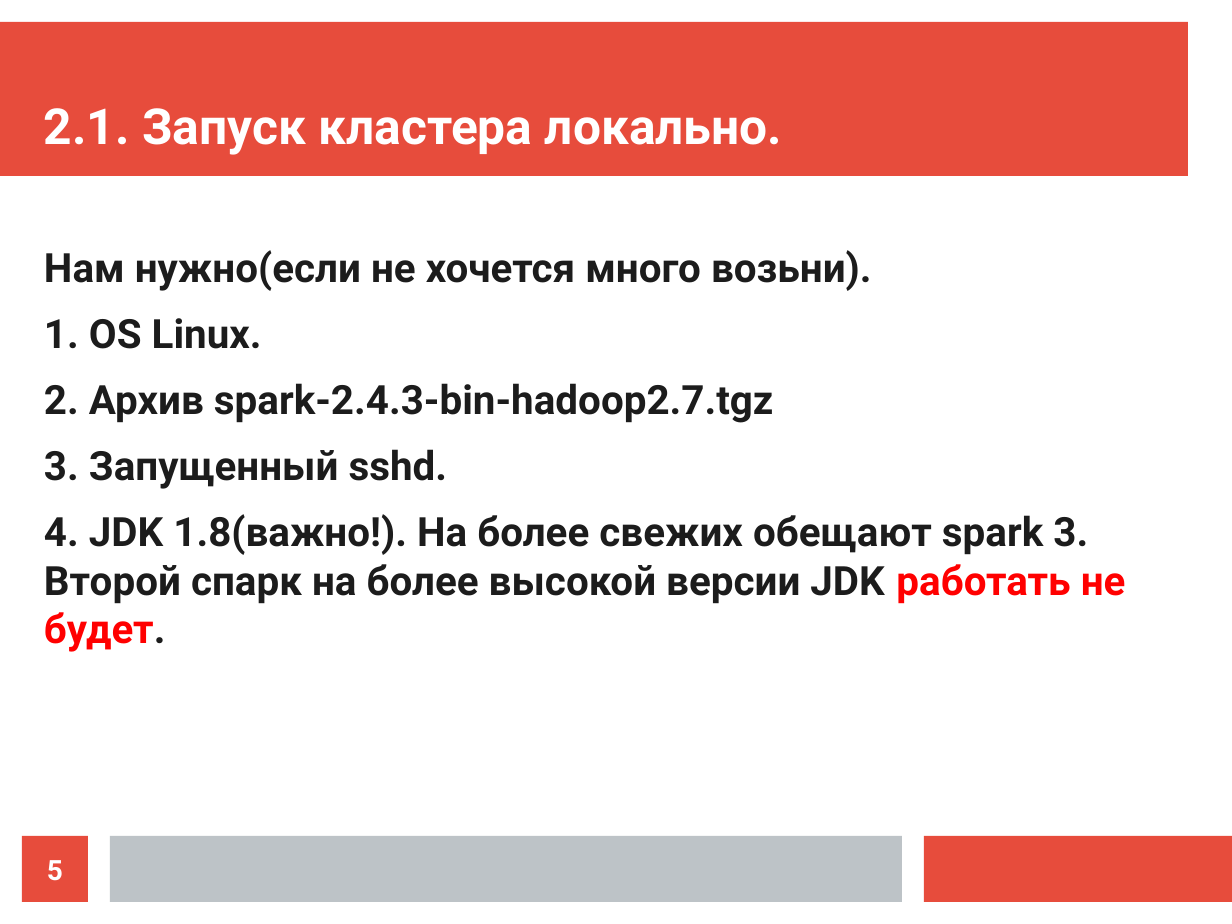
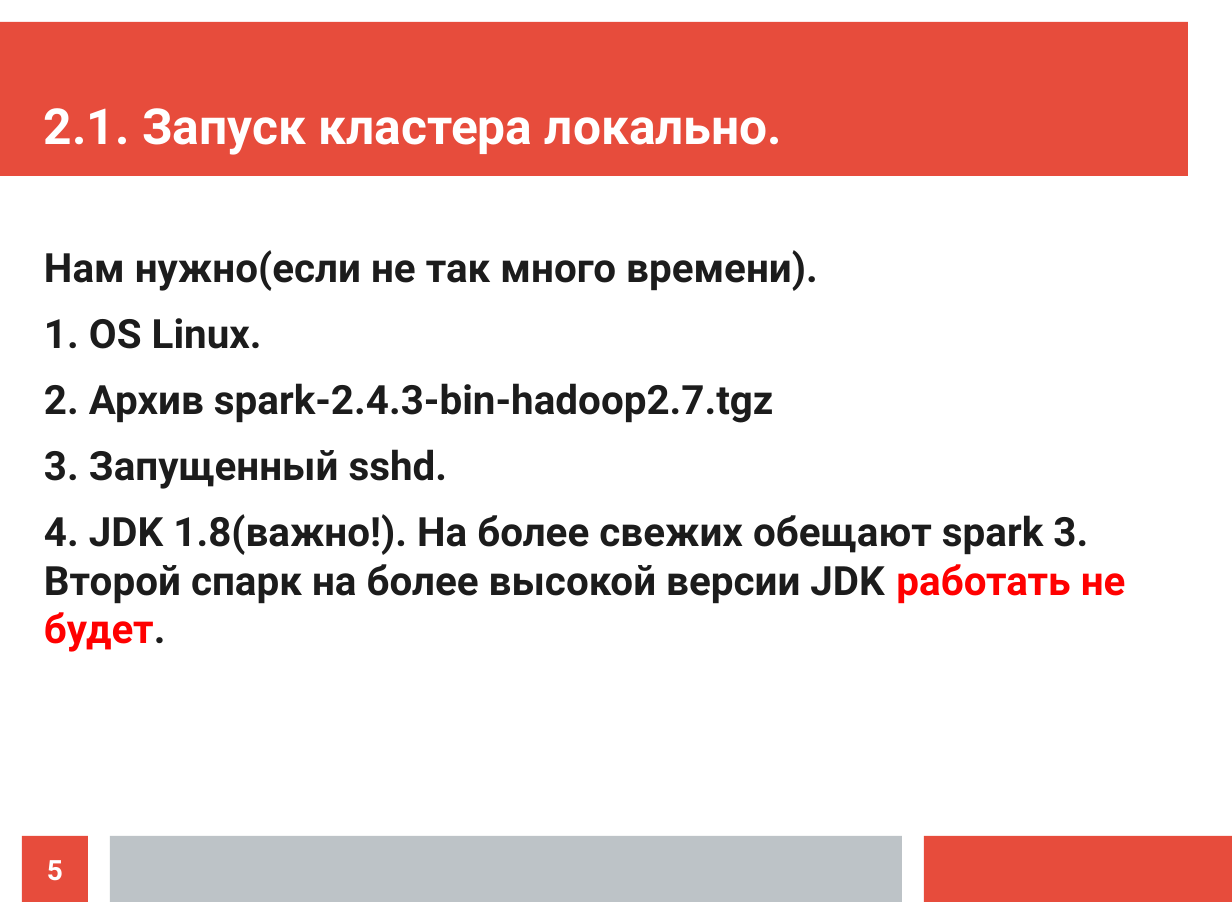
Before and after one commit to ilya1st/spark-samples, a slide deck: slide 5 of report_plan/report.odp. Drawn at 1232x924 pixels with LibreOffice and Linux fonts; fonts in the diff are those of the drawing. Boxes give left, top, right and bottom in pixels: in the first picture for what was removed or moved away, otherwise in the second. Text is boxed around its words. In the diff, an @@ line names an element or a change of style, - is before the commit and + after.

```diff
--- a/report_plan/report.odp
+++ b/report_plan/report.odp
@@ text at (44, 250, 818, 291): text changed @@
-Нам нужно(если не хочется много возьни).
+Нам нужно(если не так много времени).
```
Also in this commit, not shown: 7 other slides changed, 3 other files.
